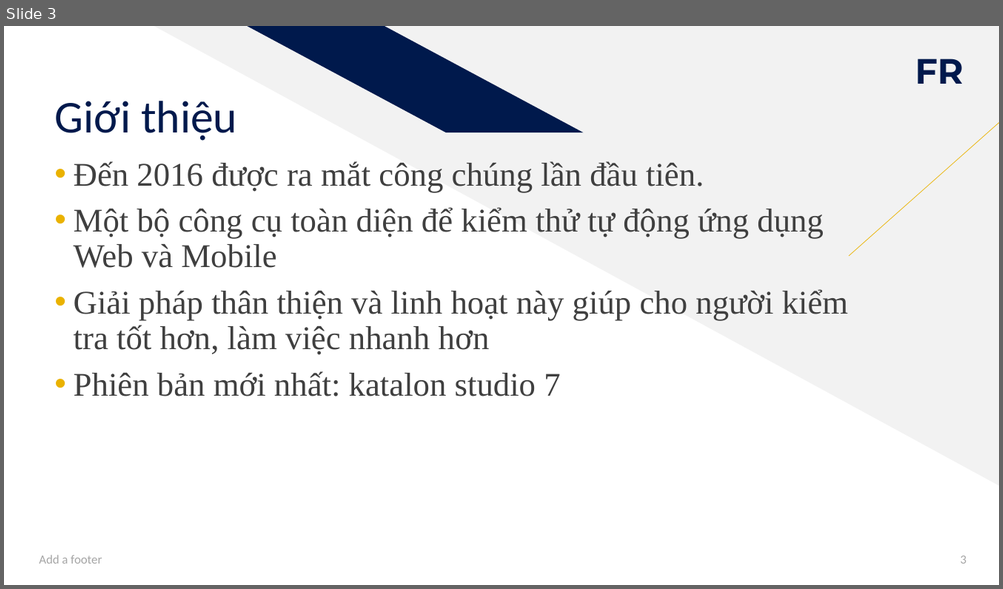
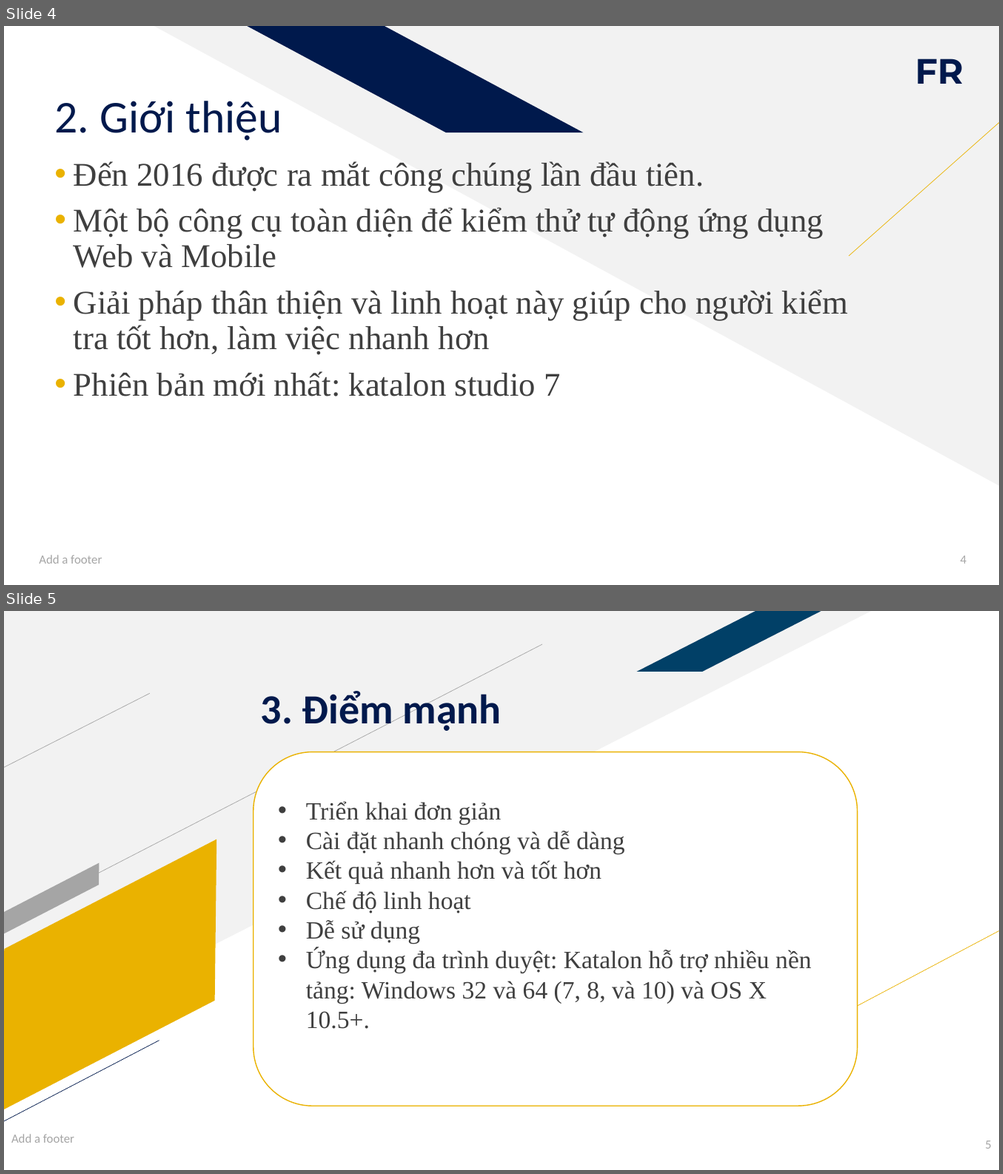
Before and after one commit to 0902535050/software_testing, a slide deck: Katalon-Studio-Testing API.pptx. Shown one above the other, each under a label of ours: slide 3 before the commit, slides 4 and 5 after it. The pictures are 1003x589 and 1003x1174 pixels, drawn with LibreOffice and Linux fonts; fonts in the diff are those of the drawing. Boxes give left, top, right and bottom in pixels: in the first picture for what was removed or moved away, otherwise in the second. Text is boxed around its words. In the diff, an @@ line names an element or a change of style, - is before the commit and + after.

```diff
--- a/Katalon-Studio-Testing API.pptx
+++ b/Katalon-Studio-Testing API.pptx
@@ slide 5 added at [4,611,999,1170], background #FFFFFF @@
@@ right triangle added at [4,611,871,1052], fill #F2F2F2 @@
@@ parallelogram added at [637,611,821,672], fill #014067 @@
@@ line added from (4, 922) to (542, 644), #A6A6A6 0.5 pt @@
@@ line added from (4, 768) to (150, 693), #A6A6A6 0.5 pt @@
@@ title added at [261,689,501,734], 40 pt, text #00194C, bold @@
+3. Điểm mạnh
@@ rounded rectangle added at [253,752,856,1106], fill #FFFFFF, outline #EAB200 1 pt, 24 pt, text #3F3F3F @@
+• Triển khai đơn giản
+• Cài đặt nhanh chóng và dễ dàng
+• Kết quả nhanh hơn và tốt hơn
+• Chế độ linh hoạt
+• Dễ sử dụng
+• Ứng dụng đa trình duyệt: Katalon hỗ trợ nhiều nền tảng: Windows 32 và 64 (7, 8, và 10) và OS X 10.5+.
@@ parallelogram added at [4,839,282,1111], fill #EAB200 @@
@@ parallelogram added at [4,863,108,934], fill #A5A5A5 @@
@@ line added from (739, 1069) to (999, 931), #EAB200 0.5 pt @@
@@ line added from (4, 1122) to (159, 1041), #00194C 0.5 pt @@
@@ text added at [11,1134,74,1143], 12 pt, text #A5A5A5 @@
+Add a footer
@@ page number added at [984,1141,990,1149], 12 pt, text #A5A5A5 @@
+5
@@ what was slide 3 is now slide 4 @@
@@ slide 4 changed as well @@
@@ title at [55,101,282,141]: text changed @@
-Giới thiệu
+2. Giới thiệu
@@ page number at [960,556,966,564]: text changed @@
-3
+4
```
Also in this commit, not shown: 6 other slides changed, 6 other slides added, 7 slides removed.
